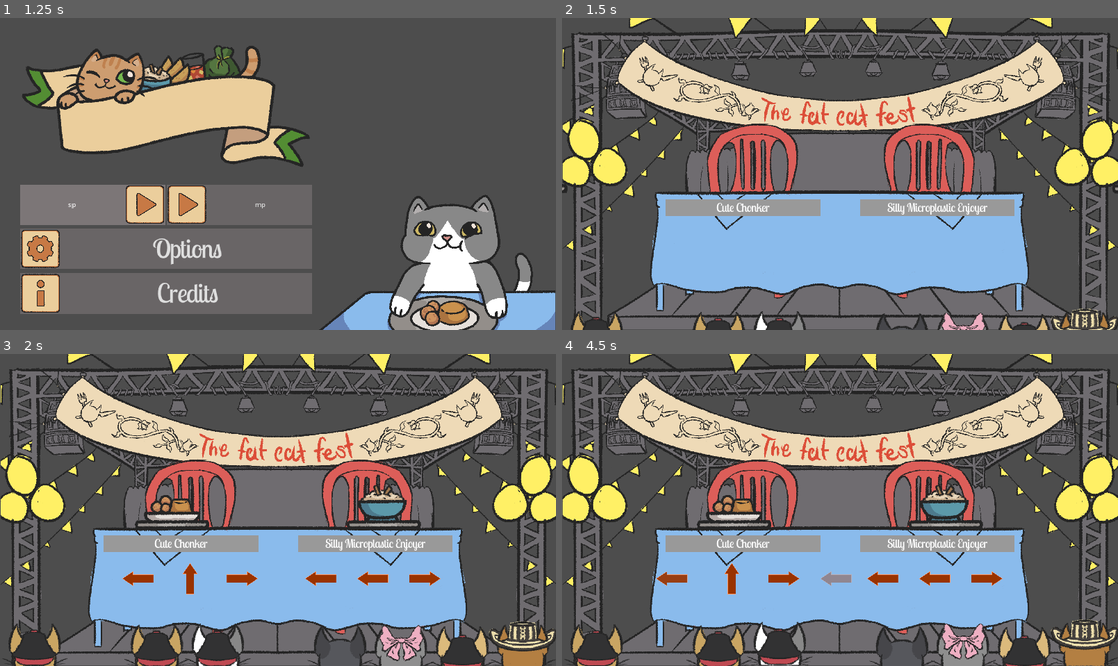
Above: before the commit, frames 1-4 (two rows, left to right).
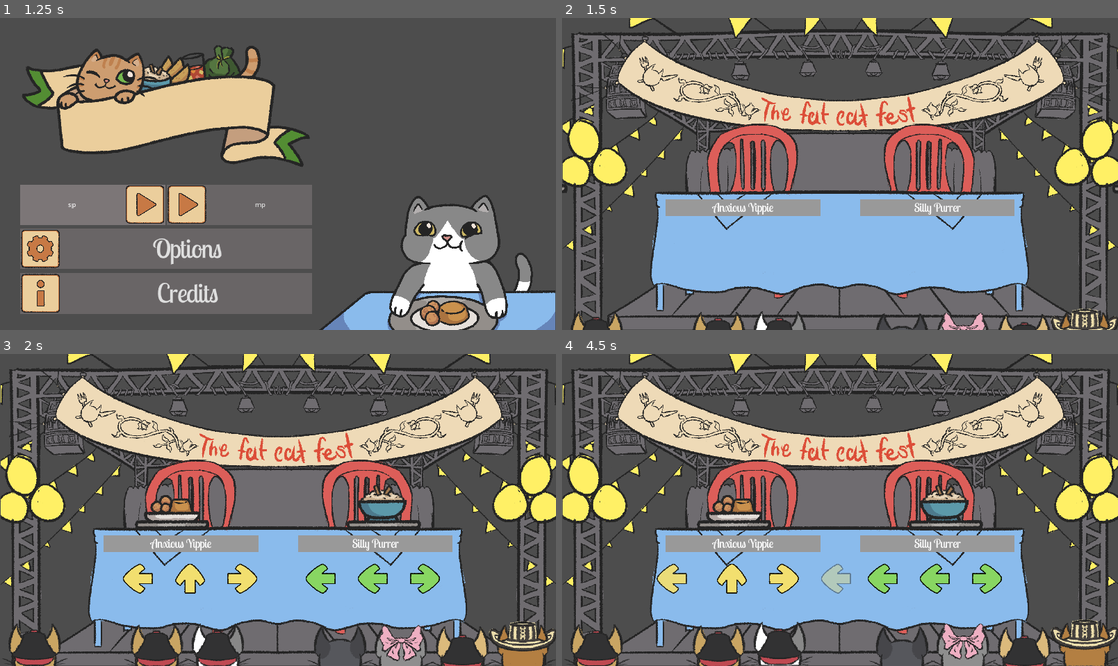
Above: after the commit, the same moments.

Repository: soetgdeznsgk/GGJ24---Fat-Cat-Fest
Game: Godot game, scene res://Escenas/Menus/menu_principal.tscn
Same seed, same stepped clock (60 frames per second), same inputs: the game is played once before the commit and once after it.
Inputs (mouse positions are in pixels of both pictures, inside the frame that each line leads up to):
- Up to frame 1 (1.25 s): click "Play" at 0.5 s
- Up to frame 2 (1.5 s): click "sp" at 1.25 s
- Up to frame 3 (2 s): no input
- Up to frame 4 (4.5 s): tap Enter (ui_accept) at 2, 2.27, 3.02, 4.25 s; move the mouse to (962, 494) at 2.02 s; hold Right (DerechaPj1) 2.03-2.78 s; tap S (AbajoPj2) at 2.1 s; click (962, 494) at 2.17 s; move the mouse to (728, 525) at 2.77 s; hold Down (AbajoPj1) 2.78-3.53 s; tap W (ArribaPj2) at 2.85 s; move the mouse to (895, 441) at 3.52 s; hold Right (DerechaPj1) 3.53-4.28 s; tap D (DerechaPj2) at 3.6 s; move the mouse to (812, 572) at 4.27 s; hold Up (ArribaPj1) from 4.28 s (still down); tap A (IzquierdaPj2) at 4.35 s; click (812, 572) at 4.42 s

Frame 1 is identical in both runs. In frame 2, 0.5% of the frame differs, in the area x 27-77%, y 59-64%; in frame 3, 2.4%; in frame 4, 2.7%, in the area x 17-80%, y 59-78%.

Commit message:
Cambio de flechas y refinar cositas

Diff:
--- a/Escenas/Eventos/darseduro/Sprite2D.gd
+++ b/Escenas/Eventos/darseduro/Sprite2D.gd
@@ -23,7 +23,7 @@
 		$Label.text = Names.name_player2
 		$sprPadre.scale.x = -1
 
-func _physics_process(delta: float) -> void:
+func _physics_process(_delta: float) -> void:
 	if !puedeGolpear:
 		return
 	if Input.is_action_just_pressed(diccionarioInputs[Enums.Arriba]):
@@ -45,14 +45,14 @@
 			$TimerCooldown.start(0.1)
 
 
-func _on_cabeza_area_entered(area: Area2D) -> void:
+func _on_cabeza_area_entered(_area: Area2D) -> void:
 	#Recibe golpe
 	conteoGolpesRecibidos += 1
 	var tweenCabeza = get_tree().create_tween()
 	tweenCabeza.set_ease(Tween.EASE_IN)
 	tweenCabeza.tween_property(cabeza,"position", markerCabeza, 0.12)
 
-func _on_cabeza_area_exited(area: Area2D) -> void:
+func _on_cabeza_area_exited(_area: Area2D) -> void:
 	var tweenCabeza = get_tree().create_tween()
 	tweenCabeza.tween_property(cabeza,"position", cabezaPosInicial, 0.1)
 
--- /dev/null
+++ b/Escenas/Eventos/darseduro/evento_darse_duro.gd
@@ -0,0 +1,11 @@
+extends Node2D
+
+
+func _on_timer_final_evento_timeout() -> void:
+	if $Gato.conteoGolpesRecibidos == $Gato2.conteoGolpesRecibidos:
+		Eventos.finalEvento.emit(0)
+	elif $Gato.conteoGolpesRecibidos > $Gato2.conteoGolpesRecibidos:
+		Eventos.finalEvento.emit(1)
+	elif $Gato.conteoGolpesRecibidos < $Gato2.conteoGolpesRecibidos:
+		Eventos.finalEvento.emit(2)
+	queue_free()
--- a/Escenas/Eventos/darseduro/evento_darse_duro.tscn
+++ b/Escenas/Eventos/darseduro/evento_darse_duro.tscn
@@ -1,8 +1,10 @@
-[gd_scene load_steps=2 format=3 uid="uid://qc207m1uyidi"]
+[gd_scene load_steps=3 format=3 uid="uid://qc207m1uyidi"]
 
+[ext_resource type="Script" path="res://Escenas/Eventos/darseduro/evento_darse_duro.gd" id="1_gmxqv"]
 [ext_resource type="PackedScene" uid="uid://fkqmi5o8tqo5" path="res://Escenas/Eventos/darseduro/gato.tscn" id="1_k6i8i"]
 
 [node name="EventoDarseDuro" type="Node2D"]
+script = ExtResource("1_gmxqv")
 
 [node name="Gato" parent="." instance=ExtResource("1_k6i8i")]
 position = Vector2(605, 335)
@@ -10,3 +12,9 @@
 [node name="Gato2" parent="." instance=ExtResource("1_k6i8i")]
 position = Vector2(779, 337)
 jugador = 2
+
+[node name="TimerFinalizarEvento" type="Timer" parent="."]
+process_callback = 0
+wait_time = 12.0
+one_shot = true
+autostart = true
--- a/Escenas/Eventos/darseduro/gato.tscn
+++ b/Escenas/Eventos/darseduro/gato.tscn
@@ -15,11 +15,14 @@
 script = ExtResource("2_ketnl")
 
 [node name="Label" type="Label" parent="."]
-offset_left = -36.0
-offset_top = -168.0
-offset_right = 36.0
-offset_bottom = -145.0
+offset_left = -77.0
+offset_top = -151.0
+offset_right = 78.0
+offset_bottom = -128.0
 text = "PLAYER X"
+horizontal_alignment = 1
+vertical_alignment = 1
+autowrap_mode = 2
 
 [node name="sprPadre" type="Sprite2D" parent="."]
 
--- a/Escenas/Eventos/romperplatos/evento_romper_platos.tscn
+++ b/Escenas/Eventos/romperplatos/evento_romper_platos.tscn
@@ -74,6 +74,21 @@
 [sub_resource type="CircleShape2D" id="CircleShape2D_k42g4"]
 radius = 100.02
 
+[sub_resource type="Animation" id="Animation_ow0fn"]
+length = 0.001
+tracks/0/type = "value"
+tracks/0/imported = false
+tracks/0/enabled = true
+tracks/0/path = NodePath("SprNumeros:texture")
+tracks/0/interp = 1
+tracks/0/loop_wrap = true
+tracks/0/keys = {
+"times": PackedFloat32Array(0),
+"transitions": PackedFloat32Array(1),
+"update": 1,
+"values": [ExtResource("8_1phx8")]
+}
+
 [sub_resource type="Animation" id="Animation_dq3ws"]
 resource_name = "pop_numeros"
 length = 2.0
@@ -128,21 +143,6 @@
 "values": [ExtResource("8_1phx8"), ExtResource("9_ffqqa"), ExtResource("10_5ke27")]
 }
 
-[sub_resource type="Animation" id="Animation_ow0fn"]
-length = 0.001
-tracks/0/type = "value"
-tracks/0/imported = false
-tracks/0/enabled = true
-tracks/0/path = NodePath("SprNumeros:texture")
-tracks/0/interp = 1
-tracks/0/loop_wrap = true
-tracks/0/keys = {
-"times": PackedFloat32Array(0),
-"transitions": PackedFloat32Array(1),
-"update": 1,
-"values": [ExtResource("8_1phx8")]
-}
-
 [sub_resource type="AnimationLibrary" id="AnimationLibrary_s1r55"]
 _data = {
 "RESET": SubResource("Animation_ow0fn"),
@@ -154,13 +154,13 @@
 
 [node name="TimerFinalEvento" type="Timer" parent="."]
 process_callback = 0
-wait_time = 20.0
+wait_time = 25.0
 one_shot = true
 autostart = true
 
 [node name="TimerCambiarRoles" type="Timer" parent="."]
 process_callback = 0
-wait_time = 25.0
+wait_time = 10.0
 one_shot = true
 autostart = true
 
--- a/Escenas/Maingame/Publico/GatoPublico.gd
+++ b/Escenas/Maingame/Publico/GatoPublico.gd
@@ -6,7 +6,3 @@
 func _ready():
 	sprite.frame = randi() % 70
 	anim.play("idle_appear")
-
-# Called every frame. 'delta' is the elapsed time since the previous frame.
-func _process(delta):
-	pass
--- a/Escenas/Maingame/QuickTimeEvent.gd
+++ b/Escenas/Maingame/QuickTimeEvent.gd
@@ -37,17 +37,19 @@
 
 func finAnimacion():
 	#logica de cambio de evento
-	#var eventoSeleccionado = listaEventos.pick_random()
+	var eventoSeleccionado = listaEventos.pick_random()
 	# para testing usar el de abajo
-	var eventoSeleccionado = listaEventos[1]
+	#var eventoSeleccionado = listaEventos[1]
 	var eventoInstanciado = eventoSeleccionado.instantiate()
 	add_child(eventoInstanciado)
 
 func final_evento(ganador):
 	var texto = "Winner:\n"
-	if ganador == 1:
+	if ganador == 0:
+		texto = "None, GIT GUD"
+	elif ganador == 1:
 		texto += Names.name_player1
-	else:
+	elif ganador == 2:
 		texto += Names.name_player2
 	$Label.text = texto
 	$AnimationPlayer.play("final_evento")
--- a/Escenas/Maingame/comandos.gd
+++ b/Escenas/Maingame/comandos.gd
@@ -6,7 +6,7 @@
 load("res://Sprites/Comandos/FlechaAbajo.png"), \
 load("res://Sprites/Comandos/FlechaIzquierda.png"), \
 load("res://Sprites/Comandos/FlechaDerecha.png") ]
-
+@export var duracionStun = 2
 var ultimoInputRegistrado = null
 var procesosPausados = false
 @onready var anim = $AnimationPlayer
@@ -33,11 +33,15 @@
 		diccionarioInputs[Enums.Abajo]  = "AbajoPj2"
 		diccionarioInputs[Enums.Izquierda] = "IzquierdaPj2"
 		diccionarioInputs[Enums.Derecha] = "DerechaPj2"
+		for i in comandoNodos:
+			i.modulate = Color("#F2DF6F")
 	else:
 		diccionarioInputs[Enums.Arriba] = "ArribaPj1"
 		diccionarioInputs[Enums.Abajo] = "AbajoPj1"
 		diccionarioInputs[Enums.Izquierda] = "IzquierdaPj1"
 		diccionarioInputs[Enums.Derecha] = "DerechaPj1"
+		for i in comandoNodos:
+			i.modulate = Color("#88D662")
 
 func set_comandos(numeroJugador, nuevosComandos : Array):
 	#Solo actualiza si es el jugador correcot
@@ -141,6 +145,14 @@
 	visible = false
 
 func reanudarProcesos(ganador):
+	# Esperar que el telon se vaya
 	await get_tree().create_timer(3).timeout
-	procesosPausados = false
-	visible = true
+	#Si se stunea:
+	if ganador == jugador or ganador == 0:
+		procesosPausados = false
+		visible = true
+	else:
+		await get_tree().create_timer(duracionStun).timeout
+		# TODO poner animacion de gato stuneado
+		procesosPausados = false
+		visible = true
--- a/Escenas/Maingame/comandos.tscn
+++ b/Escenas/Maingame/comandos.tscn
@@ -1,7 +1,6 @@
-[gd_scene load_steps=7 format=3 uid="uid://bbx7yskj14jdm"]
+[gd_scene load_steps=6 format=3 uid="uid://bbx7yskj14jdm"]
 
 [ext_resource type="Script" path="res://Escenas/Maingame/comandos.gd" id="1_k17g7"]
-[ext_resource type="Texture2D" uid="uid://bsfarbyogdekf" path="res://Sprites/Comandos/FlechaDerecha.png" id="4_4hgvy"]
 
 [sub_resource type="Animation" id="Animation_rhm6t"]
 length = 0.001
@@ -124,18 +123,6 @@
 "transitions": PackedFloat32Array(1),
 "update": 0,
 "values": [0.0]
-}
-tracks/10/type = "value"
-tracks/10/imported = false
-tracks/10/enabled = true
-tracks/10/path = NodePath("Comando0:modulate")
-tracks/10/interp = 1
-tracks/10/loop_wrap = true
-tracks/10/keys = {
-"times": PackedFloat32Array(0),
-"transitions": PackedFloat32Array(1),
-"update": 0,
-"values": [Color(1, 1, 1, 1)]
 }
 
 [sub_resource type="Animation" id="Animation_oglbr"]
@@ -157,11 +144,11 @@
 tracks/1/type = "value"
 tracks/1/imported = false
 tracks/1/enabled = true
-tracks/1/path = NodePath("Comando0:modulate")
+tracks/1/path = NodePath("Comando0:self_modulate")
 tracks/1/interp = 1
 tracks/1/loop_wrap = true
 tracks/1/keys = {
-"times": PackedFloat32Array(0, 0.1),
+"times": PackedFloat32Array(0, 0.075),
 "transitions": PackedFloat32Array(1, 1),
 "update": 0,
 "values": [Color(1, 0, 0, 1), Color(1, 1, 1, 1)]
@@ -267,21 +254,20 @@
 
 [node name="Comando0" type="Sprite2D" parent="."]
 position = Vector2(128, 51)
-scale = Vector2(0.1, 0.1)
+scale = Vector2(0.25, 0.25)
 
 [node name="Comando1" type="Sprite2D" parent="."]
 position = Vector2(256, 51)
-scale = Vector2(0.1, 0.1)
+scale = Vector2(0.25, 0.25)
 
 [node name="Comando2" type="Sprite2D" parent="."]
 position = Vector2(384, 51)
-scale = Vector2(0.1, 0.1)
+scale = Vector2(0.25, 0.25)
 
 [node name="Comando3" type="Sprite2D" parent="."]
 self_modulate = Color(1, 1, 1, 0)
 position = Vector2(512, 51)
-scale = Vector2(0.1, 0.1)
-texture = ExtResource("4_4hgvy")
+scale = Vector2(0.25, 0.25)
 
 [node name="AnimationPlayer" type="AnimationPlayer" parent="."]
 libraries = {
--- a/Escenas/Maingame/names.gd
+++ b/Escenas/Maingame/names.gd
@@ -2,8 +2,8 @@
 
 var name_player1
 var name_player2
-var nameinitial : Array = ["Silly", "Tiny", "Huge", "The", "Cute", "Nonsensical", "Addictive"]
-var namefinal : Array = ["Car", "Kitty", "WAR CRIMINAL", "Chonker", "Purrer", "Bingus", "Microplastic Enjoyer", "Mulch", "Yippie", "Nyan", "Hobo", "Messi"]
+var nameinitial : Array = ["Silly", "Tiny", "Huge", "The", "Cute", "Nonsensical", "Addictive", "Smol", "Sad", "Baby", "Eepy", "Anxious", "Crazy", "Golden"]
+var namefinal : Array = ["Car", "Kitty", "WAR CRIMINAL", "Chonker", "Purrer", "Bingus", "Microplastic Enjoyer", "Mulch", "Yippie", "Nyan", "Hobo", "Messi", "Karen Adopted"]
 
 # Al iniciarse el singleton toma un nombre random, tambien al darle play al juego
 # lo pongo aca para que no se rompa al probar escenas solitas
Binary file changed: Sprites/Comandos/FlechaAbajo.png
Binary file changed: Sprites/Comandos/FlechaDerecha.png
Binary file changed: Sprites/Comandos/FlechaIzquierda.png
Binary file changed: Sprites/Comandos/flechaArriba.png
